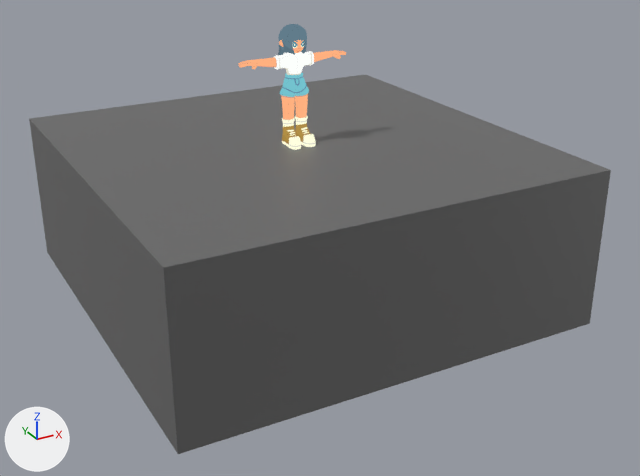
The Blender file Brush It!/Assets/models/characters/Lydia.blend as it was, and as the next commit left it.
Rendered twice from a 50 mm lens placed at (-4.87, -9.51, 3.37), pointed at (0.08, -0.51, -1.13). The lights are fixed; the arrows at lower left show +X, +Y and +Z. The first picture is the older version.
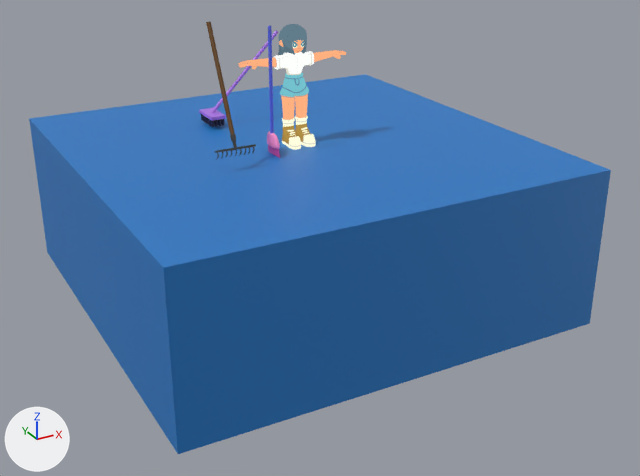
Boxes (x1, y1, x2, y2) around the edits, measured in the pictures (640 x 476 px):
'Cube', recoloured (dark grey to blue)
    both: (29, 74, 611, 454)
'Cube.001', added
    after: (206, 22, 256, 160)
    faces in mat_material_001 (brown #694416): (206, 22, 235, 135)
    faces in mat_material_002 (dark grey #3d3d3d): (215, 134, 256, 160)
'Swab', added
    after: (199, 30, 278, 127)
'Cylinder.002', shown
    after: (267, 25, 280, 158)

The change, as a diff of the scene's bpy script:
```diff
--- a/Brush It!/Assets/models/characters/Lydia.blend.py
+++ b/Brush It!/Assets/models/characters/Lydia.blend.py
@@ mat_material @@
 mat_material = principled_material('Material')
-mat_material.base_color = (0.136, 0.136, 0.136)  # dark grey #676767
+mat_material.base_color = (0.0154, 0.191, 0.568)  # blue #2179c7
@@ mat_material_004 @@
+mat_material_004 = principled_material('Material.004')
+mat_material_004.base_color = (0.0099, 0.00812, 0.0448)  # dark blue #19163c
@@ me_cylinder @@
+me_cylinder.from_pydata(...)  # 2048 vertices, 1088 faces; spans x -5.0..5.0, y -10.8..11.0, z -5.2..2.1
+me_cylinder.materials.append(mat_material_004)  # dark blue #19163c
@@ me_cube_002 @@
+me_cube_002.from_pydata(...)  # 104 vertices, 72 faces; spans x -1.0..9.8, y -1.0..1.0, z -1.0..47.7
+me_cube_002.materials.append(mat_material_003)  # purple #b078e7
@@ me_cube_001 @@
+me_cube_001.from_pydata(...)  # 2138 vertices, 2060 faces; spans x -2.45..2.44, y -0.52..0.55, z -14.16..0.63
+# faces by material slot: [2026, 34]
+me_cube_001.materials.append(mat_material_002)  # dark grey #3d3d3d
+me_cube_001.materials.append(mat_material_001)  # brown #694416
@@ col_swab @@
+col_swab = bpy.data.collections.new('Swab')
+col_swab.objects.link(ob_cube_002)
+col_swab.objects.link(ob_cylinder)
@@ ob_cylinder_002 @@
 ob_cylinder_002 = bpy.data.objects.new('Cylinder.002', me_cylinder_001)
-ob_cylinder_002.location = (0.0, 0.0, 0.0)
-ob_cylinder_002.hide_viewport = True
+ob_cylinder_002.location = (-0.44, -0.3, 0.1)
+ob_cylinder_002.scale = (0.0166, 0.0166, 0.0166)
@@ ob_cylinder @@
+ob_cylinder = bpy.data.objects.new('Cylinder', me_cylinder)
+ob_cylinder.location = (0.0, 0.0, -0.0985)
+ob_cylinder.scale = (0.0847, 0.0847, 0.0847)
@@ ob_cube_002 @@
+ob_cube_002 = bpy.data.objects.new('Cube.002', me_cube_002)
+ob_cube_002.location = (0.0, 0.0, 0.0)
+ob_cube_002.scale = (0.471, 1.0, 0.0985)
@@ ob_cube_001 @@
+ob_cube_001 = bpy.data.objects.new('Cube.001', me_cube_001)
+ob_cube_001.location = (-1.06, -0.59, 0.23)
+ob_cube_001.rotation_euler = (2.693, 0.0, 0.0)  # degrees (154, 0, 0)
+ob_cube_001.scale = (0.104, 0.104, 0.104)
@@ ob_swab @@
+ob_swab = bpy.data.objects.new('Swab', None)
+ob_swab.location = (-0.61, 1.18, 0.16)
+ob_swab.scale = (0.216, 0.216, 0.216)
+ob_swab.instance_type = 'COLLECTION'
+ob_swab.instance_collection = col_swab
```
